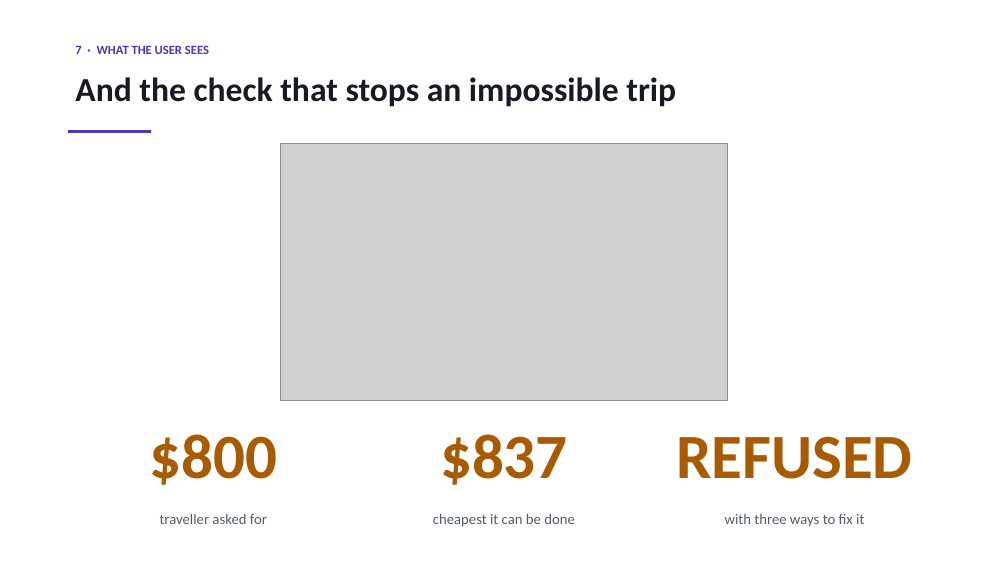
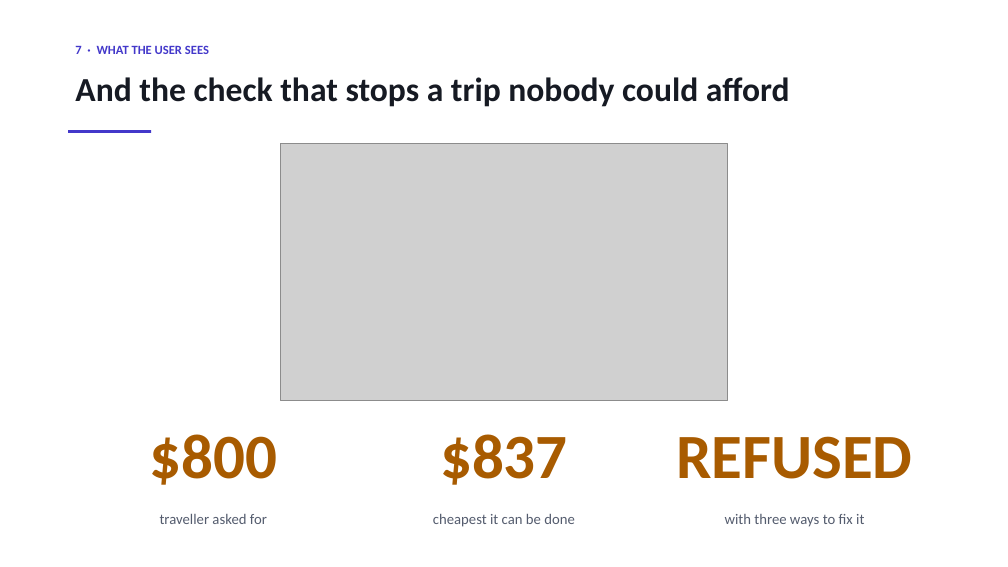
Before and after one commit to sherali143/Trip-Planner, a slide deck: slide 8 of submission/CMP7200_Viva_Presentation.pptx. Drawn at 1008x567 pixels with LibreOffice and Linux fonts; fonts in the diff are those of the drawing; grey boxes stand for pictures. Boxes give left, top, right and bottom in pixels: in the first picture for what was removed or moved away, otherwise in the second. Text is boxed around its words. In the diff, an @@ line names an element or a change of style, - is before the commit and + after.

Commit message:
Plainer wording on the viva slides
Sixteen explaining lines rewritten in commoner words and shorter sentences.
"one at a time" for "one after another. Nothing overlaps", "The two overlap"
for "their ranges overlap", "the free APIs ran out" for "because of the free
API limits". Nothing structural changed: the same nine slides, the same
tables, the same tool names and the same measured numbers.

These lines are read aloud from the front of a room, which is the test they
were failing.

```diff
--- a/submission/CMP7200_Viva_Presentation.pptx
+++ b/submission/CMP7200_Viva_Presentation.pptx
@@ text at box(75, 77, 790, 107): text changed @@
-And the check that stops an impossible trip
+And the check that stops a trip nobody could afford
```
Also in this commit, not shown: 7 other slides changed, 1 other file.
